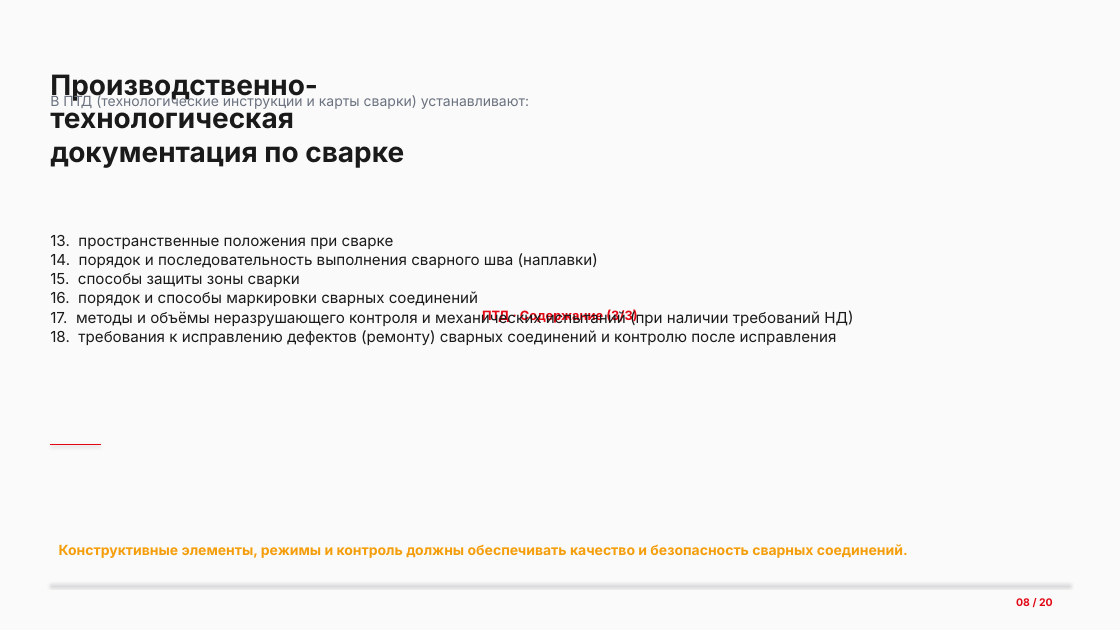
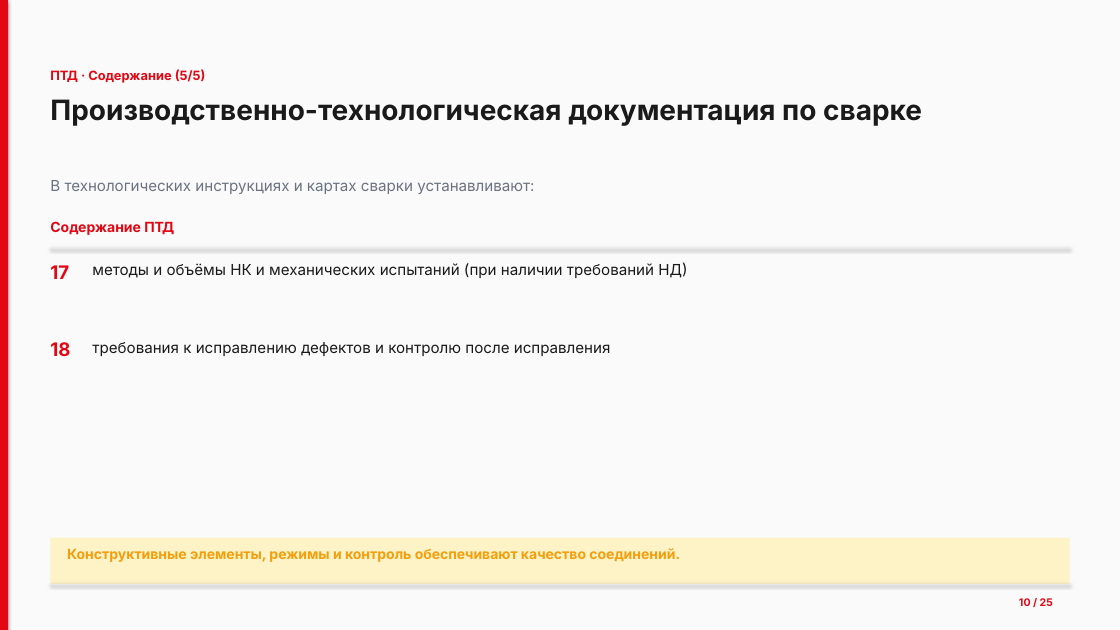
Before and after one commit to lysakalenushka-hash/-, a slide deck: slide 10 of Презентация_Сварочные_работы.pptx (slide 8 before the commit). Drawn at 1120x630 pixels with LibreOffice and Linux fonts; fonts in the diff are those of the drawing. Boxes give left, top, right and bottom in pixels: in the first picture for what was removed or moved away, otherwise in the second. Text is boxed around its words. In the diff, an @@ line names an element or a change of style, - is before the commit and + after.

```diff
--- a/Презентация_Сварочные_работы.pptx
+++ b/Презентация_Сварочные_работы.pptx
@@ rectangle added at (0,0,8,630), fill #E30613 @@
@@ text added at (50,69,206,83), 11 pt, text #E30613, bold @@
+ПТД · Содержание (5/5)
@@ text "Производственно-технологическая документация по сварке" rewrapped from (50,74,404,168) to (50,99,922,126) @@
@@ text at (50,180,534,194): text changed; size 12 to 13 pt @@
-В ПТД (технологические инструкции и карты сварки) устанавливают:
+В технологических инструкциях и картах сварки устанавливают:
@@ text removed at (50,235,853,345) @@
-13. пространственные положения при сварке
-14. порядок и последовательность выполнения сварного шва (наплавки)
-15. способы защиты зоны сварки
-16. порядок и способы маркировки сварных соединений
-17. методы и объёмы неразрушающего контроля и механических испытаний (при наличии требований НД)
-18. требования к исправлению дефектов (ремонту) сварных соединений и контролю после исправления
@@ text added at (50,221,174,235), 12 pt, text #E30613, bold @@
+Содержание ПТД
@@ line added from (50, 248) to (1070, 248), #E5E7EB 0.5 pt @@
@@ text added at (50,265,69,279), 16 pt, text #E30613, bold @@
+17
@@ text added at (92,262,687,278), 13 pt, text #1A1A1A @@
+методы и объёмы НК и механических испытаний (при наличии требований НД)
@@ text in rectangle at (482,309,637,324): text removed @@
-ПТД · Содержание (3/3)
@@ text added at (50,342,70,356), 16 pt, text #E30613, bold @@
+18
@@ text added at (92,342,611,356), 13 pt, text #1A1A1A @@
+требования к исправлению дефектов и контролю после исправления
@@ line removed from (50, 444) to (101, 444) @@
@@ rectangle added at (50,538,1070,584), fill #FEF3C7 @@
@@ text at (67,548,680,562): text changed @@
-Конструктивные элементы, режимы и контроль должны обеспечивать качество и безопасность сварных соединений.
+Конструктивные элементы, режимы и контроль обеспечивают качество соединений.
@@ text at (1019,598,1053,606): text changed @@
-08 / 20
+10 / 25
```
Also in this commit, not shown: 19 other slides changed, 5 slides added, 1 other file.
